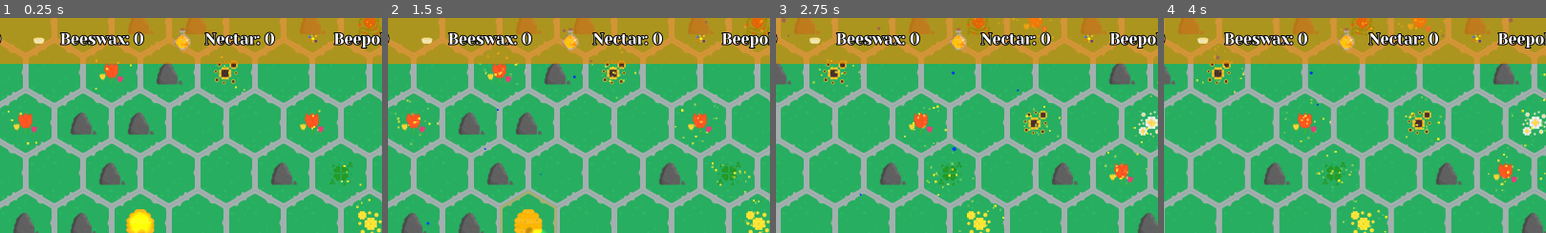
Above: before the commit, frames 1-4 (left to right).
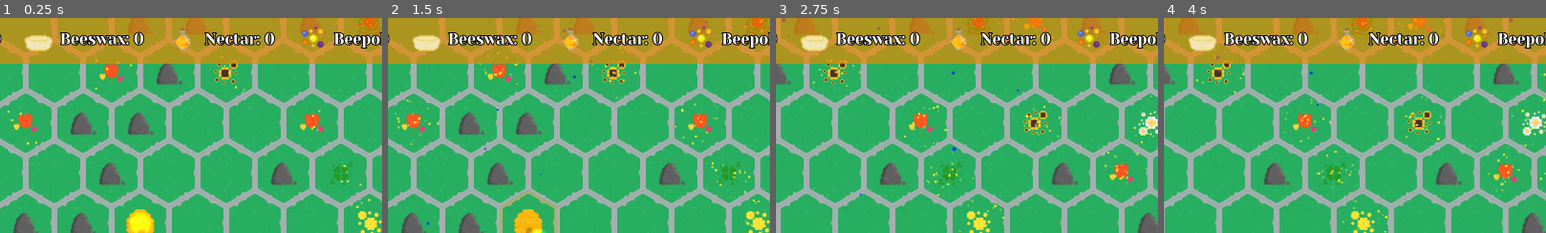
Above: after the commit, the same moments.

Repository: SpeedfireV/slavic-game-jam
Game: Godot game, scene res://game.tscn
Same seed, same stepped clock (60 frames per second), same inputs: the game is played once before the commit and once after it.
Inputs (mouse positions are % of the whole screen's width and height, from its top left):
- Up to frame 1 (0.25 s): no input
- Up to frame 2 (1.5 s): drag from (50, 50) to (57, 73) at 0.52 s; drag from (54, 62) to (46, 38) at 1.27 s
- Up to frame 3 (2.75 s): move the mouse to (46, 62) at 2.02 s; hold D (move_right) from 2.03 s (still down); click (46, 62) at 2.1 s
- Up to frame 4 (4 s): release D (move_right) at 2.75 s; drag from (21, 50) to (28, 73) at 2.77 s; drag from (24, 38) to (28, 73) at 3.52 s
The pictures show only the part of the screen within x 32-82%, y 2-52%; the shares and areas given below are measured in that part.

The runs differ from the first frame. In frame 1, 0.7% of the frame differs, in the area x 6-85%, y 3-16%; in frame 2, 0.7%; in frame 3, 0.7%; in frame 4, 0.7%.

Commit message:
stats bar icons fixed

Diff:
--- a/ui/hud.tscn
+++ b/ui/hud.tscn
@@ -12,8 +12,6 @@
 [node name="RainEffect" parent="." instance=ExtResource("2_en2x2")]
 position = Vector2(248, 10)
 lifetime = 3.0
-linear_accel_min = 0.0
-linear_accel_max = 0.0
 scale_amount_min = 2.0
 scale_amount_max = 8.0
 
--- a/ui/stats_bar.tscn
+++ b/ui/stats_bar.tscn
@@ -46,7 +46,6 @@
 custom_minimum_size = Vector2(80, 80)
 layout_mode = 2
 texture = ExtResource("4_gsad2")
-stretch_mode = 3
 
 [node name="Beeswax" type="Label" parent="PanelContainer/TempResourcesUI/HBoxContainer2"]
 unique_name_in_owner = true
@@ -75,7 +74,7 @@
 custom_minimum_size = Vector2(80, 80)
 layout_mode = 2
 texture = ExtResource("6_0qvp0")
-stretch_mode = 3
+expand_mode = 1
 
 [node name="Beepollen" type="Label" parent="PanelContainer/TempResourcesUI/HBoxContainer4"]
 unique_name_in_owner = true
